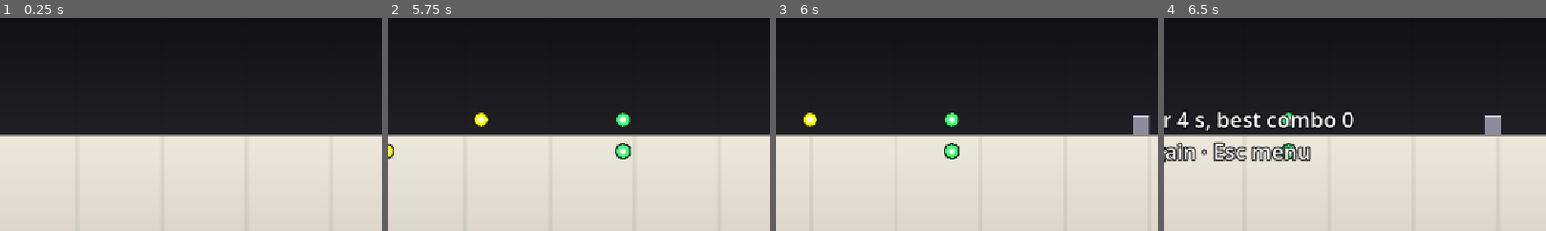
Above: before the commit, frames 1-4 (left to right).
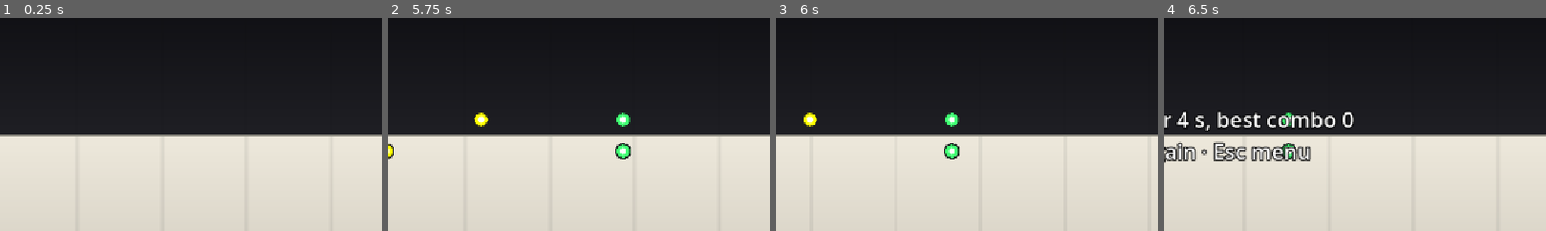
Above: after the commit, the same moments.

Repository: KayFisch/coop-sekiro-like
Game: Godot game, scene res://levels/runner/runner.tscn
The game is run twice, just before and just after one commit, with the same random seed, the same clock (stepped at 60 frames per second) and the same inputs. This scene is started directly instead of the project's main scene.
Inputs:
- Up to frame 1 (0.25 s): no input
- Up to frame 2 (5.75 s): tap Enter at 0.5, 0.6, 3.6 s; hold Right 0.53-1.28 s; tap Space at 0.77, 1.52, 3.02, 3.77, 4.52 s; hold Down 1.28-2.03 s; tap Tab at 1.35, 4.35 s; hold Right 2.03-2.78 s; tap 1 at 2.1, 5.1 s; hold Up 2.78-3.53 s; tap C at 2.85 s; hold Left 3.53-5.03 s; hold Down from 5.03 s (still down)
- Up to frame 3 (6 s): release Down at 5.78 s; hold Right from 5.78 s (still down); tap C at 5.85 s
- Up to frame 4 (6.5 s): keep holding Right; tap Space at 6.02 s
The pictures show only the part of the screen within x 48-98%, y 22-72%; the shares and areas given below are measured in that part.

Frames 1-2 are identical in both runs. In frame 3, 0.4% of the frame differs, in the area x 93-98%, y 45-55%; in frame 4, 0.4%.

Commit message:
feat(runner): a stand-in that parries, hits and jumps; quicker blocks
Co-Authored-By: Claude Opus 5.5 <noreply@anthropic.com>

Diff:
--- a/core/moves.gd
+++ b/core/moves.gd
@@ -40,7 +40,7 @@
 	{"key": "parry_pass", "label": "Dash-parry: a parry landed mid-dash goes through the boss", "default": true},
 	{"key": "bifrons_mode", "label": "Bifrons: set patterns, or reactive (hit him and he strikes back)", "default": "patterns", "options": ["patterns", "reactive"]},
 	{"key": "bifrons_window", "label": "Bifrons: partner hits on the beat, or after it", "default": "beat", "options": ["beat", "after"]},
-	{"key": "bifrons_stand_in", "label": "Bifrons: a stand-in plays the player starting there (alone)", "default": "off", "options": ["off", "left", "right"]},
+	{"key": "bifrons_stand_in", "label": "Stand-in (alone): plays the player starting left (P1) or right (P2); Bifrons, runner", "default": "off", "options": ["off", "left", "right"]},
 	{"key": "bifrons_face", "label": "Bifrons: players always face him (dash goes where you hold)", "default": true},
 	{"key": "bifrons_rules", "label": "Bifrons: rules: sync is life + posture, no potions (sync), or health + old sync (hp); from R", "default": "sync", "options": ["sync", "hp"]},
 	{"key": "mirror_view", "label": "Bifrons: mirrored screen (P1 light above the floor, P2 its shadow below)", "default": false},
--- a/core/tuning.gd
+++ b/core/tuning.gd
@@ -69,7 +69,8 @@
 	{"header": "RUNNER: SPEEDS (PX/S)", "page": "runner"},
 	{"key": "runner_orb_speed", "label": "an orb (parry it)", "default": 420.0, "step": 20.0, "min": 100.0, "max": 2000.0, "page": "runner"},
 	{"key": "runner_shard_speed", "label": "a shard (hit it)", "default": 650.0, "step": 20.0, "min": 100.0, "max": 2000.0, "page": "runner"},
-	{"key": "runner_scroll_speed", "label": "the world going by (and the blocks)", "default": 300.0, "step": 20.0, "min": 50.0, "max": 1500.0, "page": "runner"},
+	{"key": "runner_scroll_speed", "label": "the world going by", "default": 300.0, "step": 20.0, "min": 50.0, "max": 1500.0, "page": "runner"},
+	{"key": "runner_block_speed", "label": "a block (jump it)", "default": 560.0, "step": 20.0, "min": 50.0, "max": 2000.0, "page": "runner"},
 	{"header": "RUNNER: THE METER (OF 100)", "page": "runner", "column": 1},
 	{"key": "runner_start", "label": "at the start", "default": 50.0, "step": 5.0, "min": 5.0, "max": 100.0, "page": "runner"},
 	{"key": "runner_parry_gain", "label": "a parry: gained", "default": 2.0, "step": 1.0, "min": 0.0, "max": 100.0, "page": "runner"},
--- a/levels/runner/runner.gd
+++ b/levels/runner/runner.gd
@@ -12,7 +12,8 @@
 ## What comes when: Columna Bifrons's own patterns (ColumnaBifrons.ATTACKS), his strikes turned
 ## into orbs at his tempo, and between them (Moves "runner_patterns" on "mixed") shards and
 ## blocks. A sync meter is the run's life: what gets through empties it, parries and hits fill
-## it. Every number is on F2 (in this level its page is the runner's).
+## it. Every number is on F2 (in this level its page is the runner's). For testing alone a
+## stand-in plays one of the two (Moves "bifrons_stand_in": "left" is P1, "right" P2; StandIn).
 
 enum Kind { PARRY, SHARD, COOP, BLOCK }
 
@@ -29,6 +30,11 @@
 const LOB_HEIGHT = 150.0  # a shard sent on by a parry arcs this high...
 const LOB_REACH = 140.0  # ...and this far out, before it comes down at the partner
 const RADIUS = 12.0
+# The stand-in: answers this share of what comes at it, pressing parry, attack or jump this long
+# before the thing's beat (a swing lands 0.08 s after its press).
+const STAND_IN_SKILL = 0.85
+const STAND_IN_LEAD = {Kind.PARRY: 0.07, Kind.COOP: 0.07, Kind.SHARD: 0.07, Kind.BLOCK: 0.2}
+const STAND_IN_BUTTON = {Kind.PARRY: "block", Kind.COOP: "block", Kind.SHARD: "attack", Kind.BLOCK: "jump"}
 const BLOCK_SIZE = Vector2(30.0, 36.0)
 const MAX_RALLY = 4  # Moves "runner_rally": shard and orb back and forth at most this often
 # A parry sends its orb on only if the partner has room to hit it: nothing of theirs to parry or
@@ -80,6 +86,9 @@
 	_meter = Tuning.value("runner_start")
 	_build_scenery()
 	_build_ui()
+	var stand_in = StandIn.new()
+	stand_in.runner = self
+	add_child(stand_in)
 
 
 func _physics_process(delta):
@@ -178,7 +187,7 @@
 	thing.lane = lane
 	thing.beat = beat
 	thing.pair = pair
-	thing.speed = Tuning.value("runner_scroll_speed") if kind == Kind.BLOCK else \
+	thing.speed = Tuning.value("runner_block_speed") if kind == Kind.BLOCK else \
 		Tuning.value("runner_shard_speed" if kind == Kind.SHARD else "runner_orb_speed")
 	var meets = SHARD_SPOT if kind == Kind.SHARD else CONTACT_X
 	var spawn = beat - (SPAWN_X - ANCHOR_X - meets) / thing.speed
@@ -220,7 +229,8 @@
 
 func _fly(thing):
 	if thing.done:
-		thing.position.x -= Tuning.value("runner_scroll_speed") * get_physics_process_delta_time()
+		var on = thing.speed if thing.kind == Kind.BLOCK else Tuning.value("runner_scroll_speed")
+		thing.position.x -= on * get_physics_process_delta_time()
 		if thing.position.x < -60.0 or _time > thing.done_at + 1.0:
 			_things.erase(thing)
 			thing.queue_free()
@@ -512,6 +522,46 @@
 	_combo_label.text = "x%d   (best %d)" % [_combo, _best] if _combo > 0 else "best %d" % _best
 
 
+# Testing alone: plays one of the two (Moves "bifrons_stand_in": "left" is P1, "right" P2) by
+# pressing that player's buttons, as BifronsStandIn does in Bifrons's fight: parry for orbs,
+# attack for shards, jump for blocks, STAND_IN_LEAD before each one's beat, STAND_IN_SKILL of
+# the time (the rest it lets through). It runs before the players, so they see a press that
+# same frame; a press is let go the frame after.
+class StandIn extends Node:
+	var runner
+	var _answered = {}  # thing -> true once it has pressed (or chosen not to) for it
+	var _held = []
+
+	func _ready():
+		process_physics_priority = -10
+
+	func _physics_process(_delta):
+		for action in _held:
+			Input.action_release(action)
+		_held.clear()
+		var lane = ["off", "left", "right"].find(Moves.value("bifrons_stand_in")) - 1
+		if lane < 0 or runner._over or lane >= runner._players.size():
+			return
+		var p = runner._players[lane]
+		for thing in runner._things:
+			if thing.lane != lane or thing.done or _answered.has(thing):
+				continue
+			if thing.beat - runner._time > BeatRunner.STAND_IN_LEAD[thing.kind]:
+				continue
+			_answered[thing] = true
+			if randf() < BeatRunner.STAND_IN_SKILL:
+				var action = p._action(BeatRunner.STAND_IN_BUTTON[thing.kind])
+				Input.action_press(action)
+				_held.append(action)
+		for thing in _answered.keys():
+			if not is_instance_valid(thing) or thing.done:
+				_answered.erase(thing)
+
+	func _exit_tree():
+		for action in _held:
+			Input.action_release(action)
+
+
 # One thing coming at a player: an orb, a shard or a block, drawn in its kind's color. Placed by
 # the runner each frame (BeatRunner._place()) as a function of the run time.
 class Thing extends Node2D:
Not shown, changed: docs/beat_runner.md
